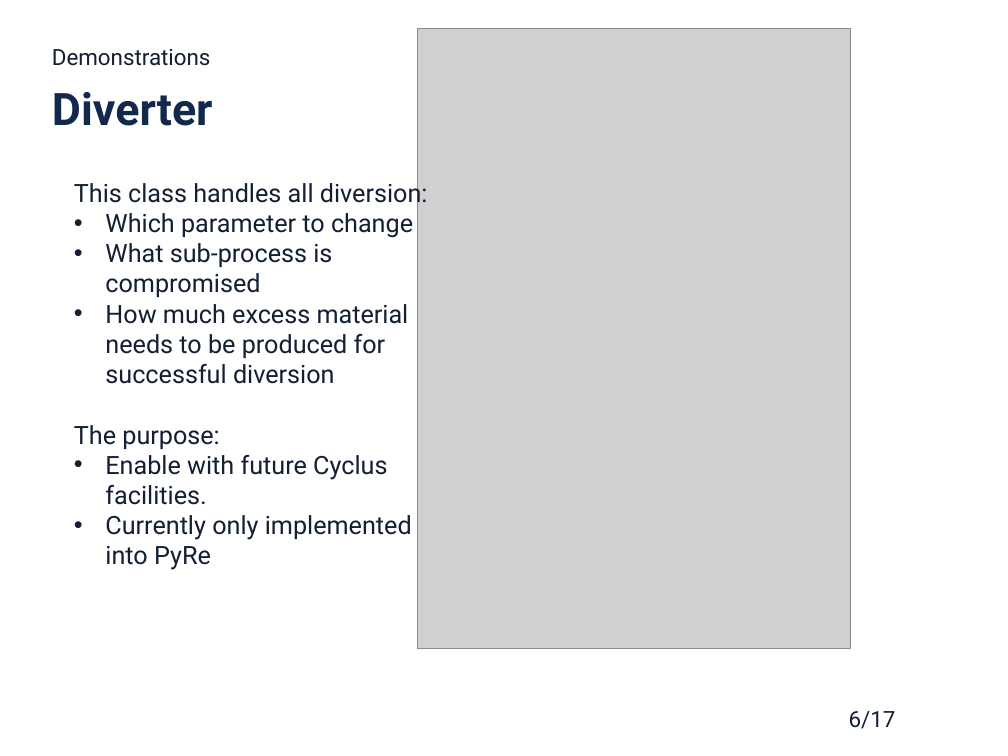
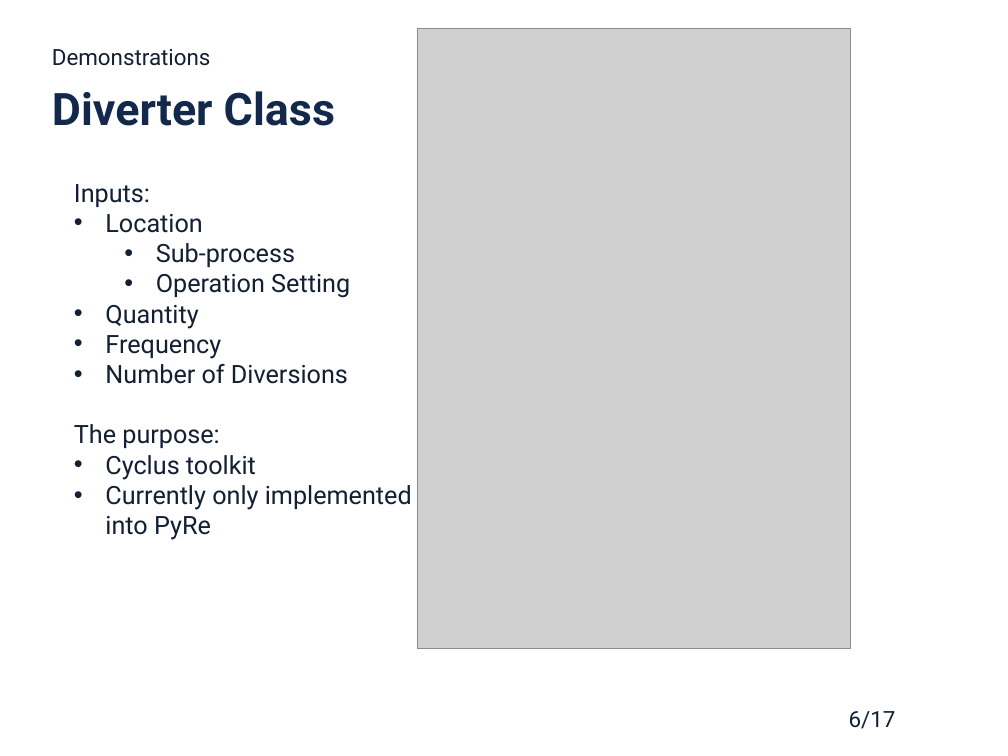
Before and after one commit to gtw2/2019-westphal-twofcs, a slide deck: slide 6 of 2019-westphal-twofcs-pres.pptx. Drawn at 1008x756 pixels with LibreOffice and Linux fonts; fonts in the diff are those of the drawing; grey boxes stand for pictures; background and template pictures are left out. Boxes give left, top, right and bottom in pixels: in the first picture for what was removed or moved away, otherwise in the second. Text is boxed around its words. In the diff, an @@ line names an element or a change of style, - is before the commit and + after.

```diff
--- a/2019-westphal-twofcs-pres.pptx
+++ b/2019-westphal-twofcs-pres.pptx
@@ title at (52,91,335,126): text changed @@
-Diverter
+Diverter Class
@@ text at (74,184,350,384): text changed @@
-This class handles all diversion:
-• Which parameter to change
-• What sub-process is compromised
-• How much excess material needs to be produced for successful diversion
+Inputs:
+• Location
+  • Sub-process
+  • Operation Setting
+• Quantity
+• Frequency
+• Number of Diversions
@@ text at (105,455,256,480): text changed @@
-• Enable with future Cyclus facilities.
+• Cyclus toolkit
```
Also in this commit, not shown: 9 other slides changed, 2 slides added, 1 slide removed, 1 other file.
